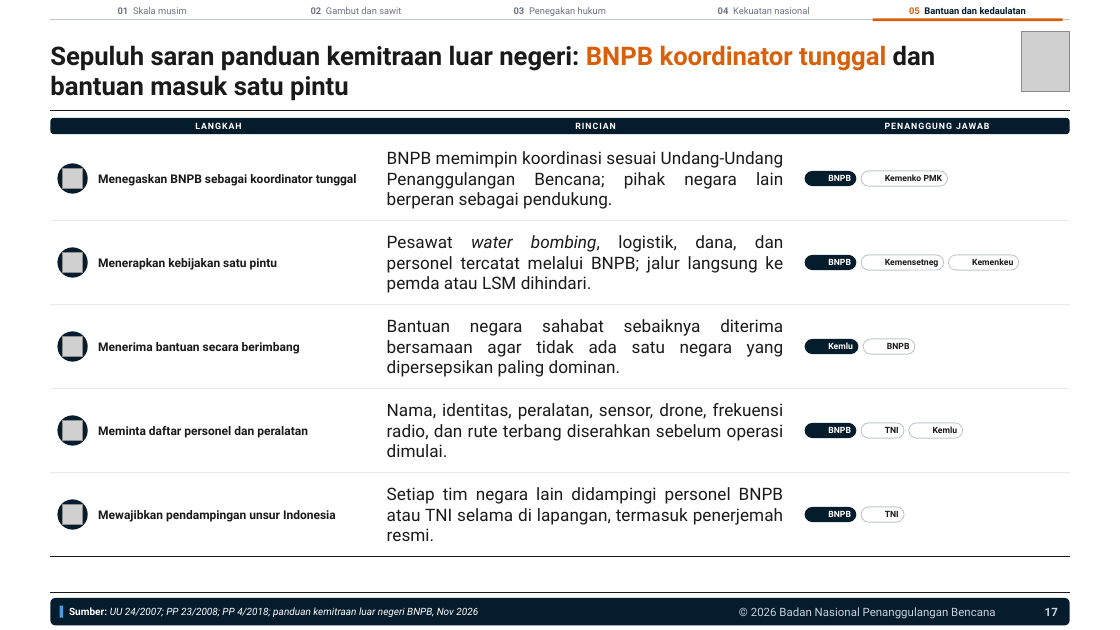
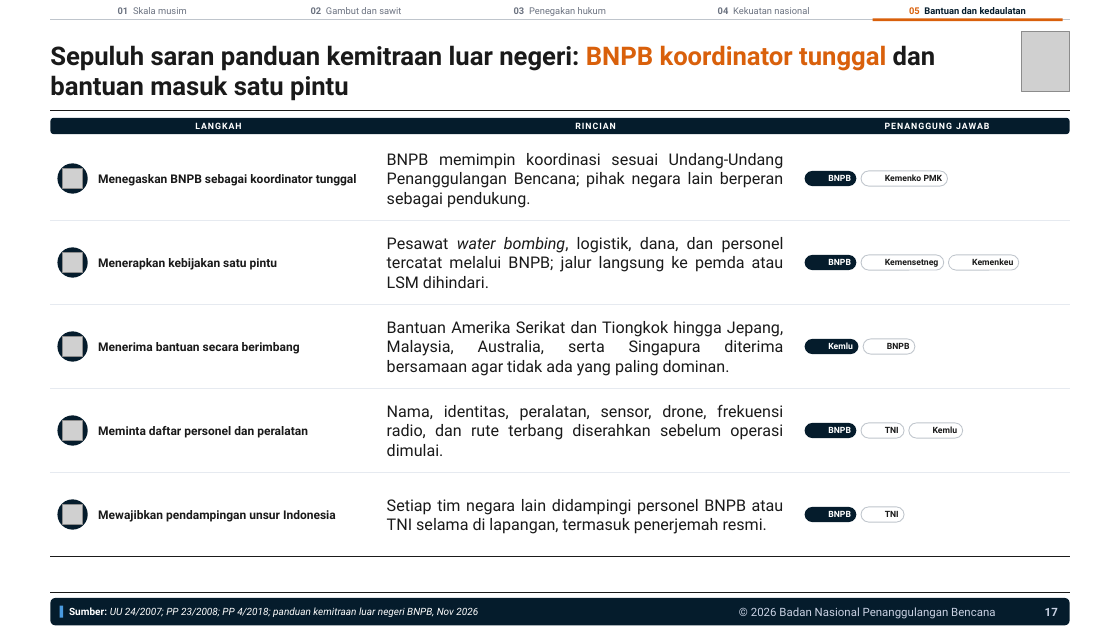
Before and after one commit to terasurbannetwork/poskokarhutla, a slide deck: slide 17 of data/laporan-bnpb/narasi-publik-karhutla-041126/Brief Narasi Publik Karhutla 041126.pptx. Drawn at 1120x630 pixels with LibreOffice and Linux fonts; fonts in the diff are those of the drawing; grey boxes stand for pictures; background and template pictures are left out. Boxes give left, top, right and bottom in pixels: in the first picture for what was removed or moved away, otherwise in the second. Text is boxed around its words. In the diff, an @@ line names an element or a change of style, - is before the commit and + after.

```diff
--- a/data/laporan-bnpb/narasi-publik-karhutla-041126/Brief Narasi Publik Karhutla 041126.pptx
+++ b/data/laporan-bnpb/narasi-publik-karhutla-041126/Brief Narasi Publik Karhutla 041126.pptx
@@ text at [387, 321, 783, 376]: text changed; size 14.7 to 13.8 pt @@
-Bantuan negara sahabat sebaiknya diterima bersamaan agar tidak ada satu negara yang dipersepsikan paling dominan.
+Bantuan Amerika Serikat dan Tiongkok hingga Jepang, Malaysia, Australia, serta Singapura diterima bersamaan agar tidak ada yang paling dominan.
@@ size 14.7 to 13.8 pt in 4 elements at [387, 153, 784, 208], [387, 237, 784, 288], [387, 404, 783, 456], [387, 499, 784, 534] @@
```
Also in this commit, not shown: 2 other slides changed, 2 other files.
